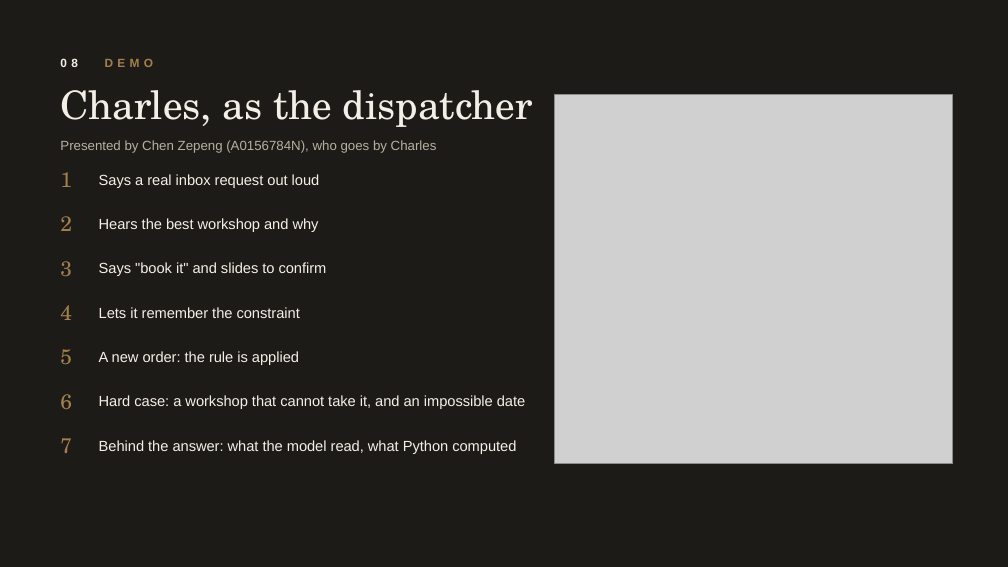
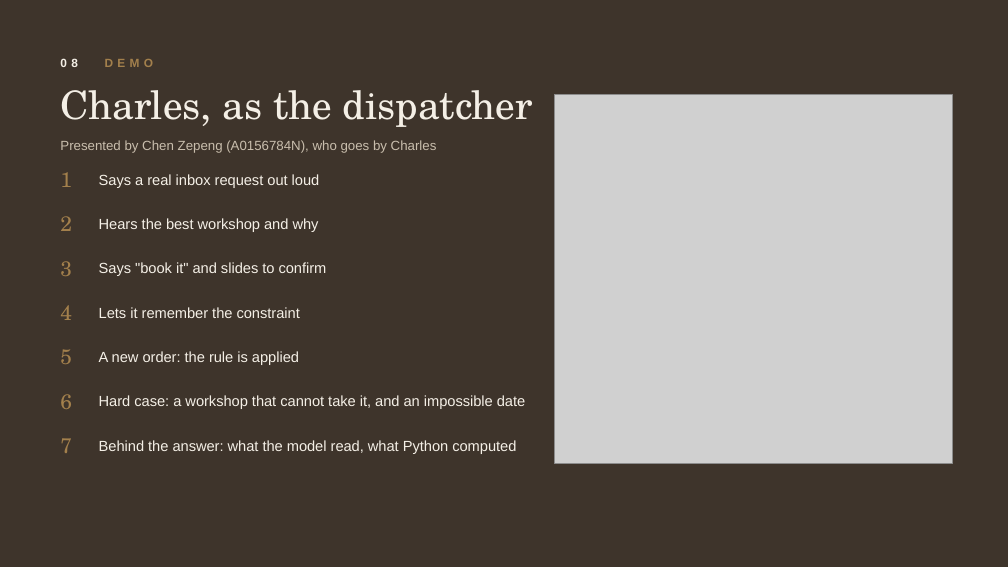
Before and after one commit to JoshuaGloor/dss5105-capstone-project, a slide deck: slide 8 of docs/slides/Presentation_Group11_Sprint2.pptx. Drawn at 1008x567 pixels with LibreOffice and Linux fonts; fonts in the diff are those of the drawing; grey boxes stand for pictures. Boxes give left, top, right and bottom in pixels: in the first picture for what was removed or moved away, otherwise in the second. Text is boxed around its words. In the diff, an @@ line names an element or a change of style, - is before the commit and + after.

```diff
--- a/docs/slides/Presentation_Group11_Sprint2.pptx
+++ b/docs/slides/Presentation_Group11_Sprint2.pptx
@@ background #1D1B18 to #3E342B @@
@@ text "Presented by Chen Zepeng (A0156784N), ..." at bbox=[60, 140, 437, 153]: text colour #B9AF9F to #C9BEAD @@
```
Also in this commit, not shown: 5 other slides changed, 2 other files.
